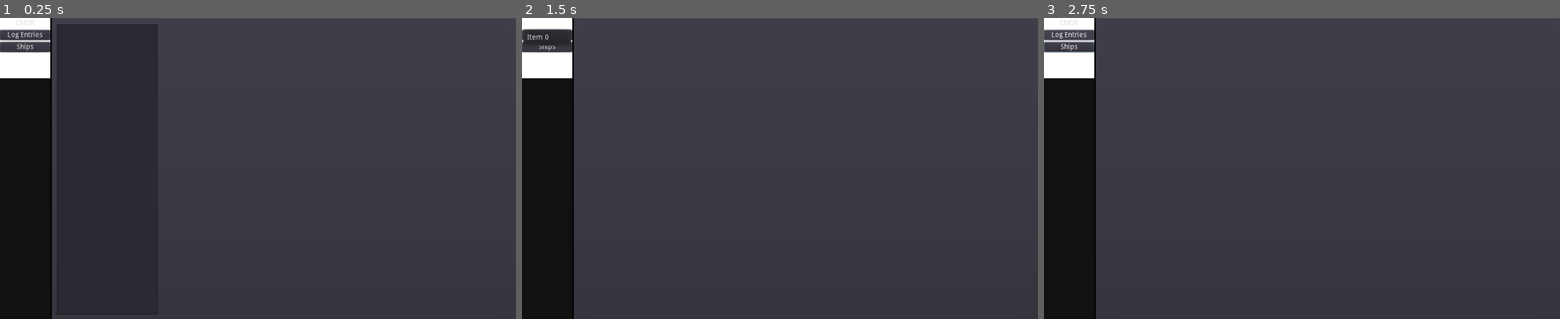
Above: before the commit, frames 1-3 (left to right).
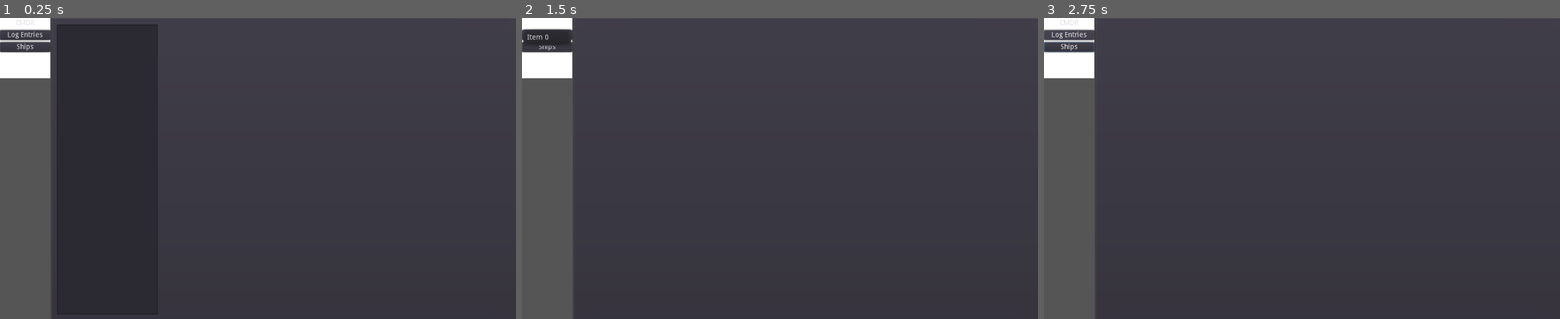
Above: after the commit, the same moments.

Repository: DigitalKI/EDTPT
Game: Godot game, scene res://MainContainer.tscn
Two runs of this game, one before a commit and one after it. Both use one fixed random seed, a clock stepped at 60 frames per second and the inputs below.
Inputs:
- Up to frame 1 (0.25 s): no input
- Up to frame 2 (1.5 s): click "Ships" at 0.5 s; click "CMDR" at 1.25 s
- Up to frame 3 (2.75 s): click "Log Entries" at 2 s

The runs differ from the first frame. In frame 1, 8.2% of the frame differs, in the area x 0-11%, y 0-100%; in frame 2, 8.2%; in frame 3, 8.2%.

Commit message:
collect event types at startup

Diff:
--- a/HelperModules/DataReader.gd
+++ b/HelperModules/DataReader.gd
@@ -5,6 +5,7 @@
 var thread_reader : Thread = null
 var mutex
 var cmdrs : Dictionary = {}
+var evt_types : Array = []
 var logfiles : Array = []
 var logobjects : Dictionary
 var ships_manager : ShipsDataManager = ShipsDataManager.new()
@@ -18,6 +19,7 @@
 	print(logs_path)
 #	get_all_log_objects_threaded()
 	get_all_log_objects()
+	get_event_types()
 
 func _exit_tree():
 	if thread_reader.is_active():
@@ -85,7 +87,6 @@
 		logobjects[log_file] = curr_logobj.duplicate()
 	ships_manager.get_stored_ships()
 	ships_manager.get_ships_loadoud()
-	print("Max jmp range: %s" % ships_manager.get_max_jump_range())
 	mutex.unlock()
 	call_deferred("reset_thread")
 
@@ -97,6 +98,15 @@
 		thread_reader.wait_to_finish()
 	emit_signal("thread_completed_get_log_objects")
 
+func get_event_types():
+	evt_types = []
+	for log_file in logobjects.keys():
+		var dobj = logobjects[log_file]["dataobject"]
+		for evt in dobj:
+			if evt is Dictionary && evt.has("event") && !evt_types.has(evt["event"]):
+				evt_types.append(evt["event"])
+	return evt_types
+
 func get_events_by_type(_event_type : String, _dataobject, _first : bool = false):
 	var evt_lst : Array = []
 	for evt in _dataobject:
@@ -106,7 +116,6 @@
 				break
 	return evt_lst
 
-
 func get_all_events_by_type(_event_type : String):
 	var evt_lst : Array = []
 	for log_file in logobjects.keys():
--- a/MainContainer.gd
+++ b/MainContainer.gd
@@ -3,7 +3,9 @@
 
 # Called when the node enters the scene tree for the first time.
 func _ready():
-	get_tree().get_root().set_transparent_background(true)
+	# This code makes the window background transparent
+#	get_tree().get_root().set_transparent_background(true)
+
 	# This is a test to se how to do passthrough controls
 	# Polygons need to be placed behind the controls you want to show.
 #	OS.set_window_mouse_passthrough($Panel/VBoxContainer/PassThroughPoly.polygon)
--- a/TabScreens/Shipyard/Shipyard.gd
+++ b/TabScreens/Shipyard/Shipyard.gd
@@ -4,28 +4,30 @@
 
 # Called when the node enters the scene tree for the first time.
 func initialize_ships_tab():
+	var current_max_hull = data_reader.ships_manager.get_max_hull_value()
+	var current_max_jump = data_reader.ships_manager.get_max_jump_range()
 	# free existing ship buttons
 	for shipb in $MarginContainer/HBoxContainer/ScrollContainer/VBoxContainer.get_children():
 		shipb.queue_free()
 	# read ships data and append a new ShipButton
-	for ship_idx in data_reader.ships_manager.current_stored_ships:
-		var ship_dct : Dictionary = data_reader.ships_manager.current_stored_ships[ship_idx]
-		var ship_loadout : Dictionary = {}
-		if data_reader.ships_manager.ships_loadout.has(ship_idx):
-			ship_loadout = data_reader.ships_manager.ships_loadout[ship_idx]
-			print(data_reader.ships_manager.ships_loadout[ship_idx])
+	for ship_idx in data_reader.ships_manager.ships_loadout:
+		var st_ship : Dictionary = {}
+		var ship_loadout : Dictionary = data_reader.ships_manager.ships_loadout[ship_idx]
+		var ship_btn : ShipButton = ship_button_res.instance()
+		if data_reader.ships_manager.current_stored_ships.has(ship_idx):
+			st_ship = data_reader.ships_manager.current_stored_ships[ship_idx]
+#			print(data_reader.ships_manager.ships_loadout[ship_idx]["Modules"])
 #		print(data_reader.ships_manager.current_stored_ships[ship_idx])
-		var ship_btn : ShipButton = ship_button_res.instance()
-		ship_btn.ship_id = ship_dct["ShipID"]
-		ship_btn.ShipType = ship_dct["ShipType_Localised"] if ship_dct.has("ShipType_Localised") else ship_dct["ShipType"]
-		ship_btn.ShipName =  ship_dct["Name"] if ship_dct.has("Name") else ship_btn.ShipType
+		ship_btn.ship_id = ship_loadout["ShipID"]
+		ship_btn.ShipType = st_ship["ShipType_Localised"] if st_ship.has("ShipType_Localised") else ship_loadout["Ship"]
+		ship_btn.ShipName =  ship_loadout["ShipName"]
+		ship_btn.MaxShields = 100
+		ship_btn.Shields = 0
+		ship_btn.MaxHull = current_max_hull
+		ship_btn.Hull = 0
+		ship_btn.MaxJump = current_max_jump
+		ship_btn.Jump = 0
 		if ship_loadout:
-			ship_btn.MaxHull = data_reader.ships_manager.get_max_hull_value()
 			ship_btn.Hull = ship_loadout["HullValue"]
-			ship_btn.MaxJump = data_reader.ships_manager.get_max_jump_range()
 			ship_btn.Jump = ship_loadout["MaxJumpRange"]
-		else:
-			ship_btn.MaxJump = data_reader.ships_manager.get_max_jump_range()
-			ship_btn.Hull = 0
-			ship_btn.Jump = 0
 		$MarginContainer/HBoxContainer/ScrollContainer/VBoxContainer.add_child(ship_btn)
Not shown, changed: README.md
